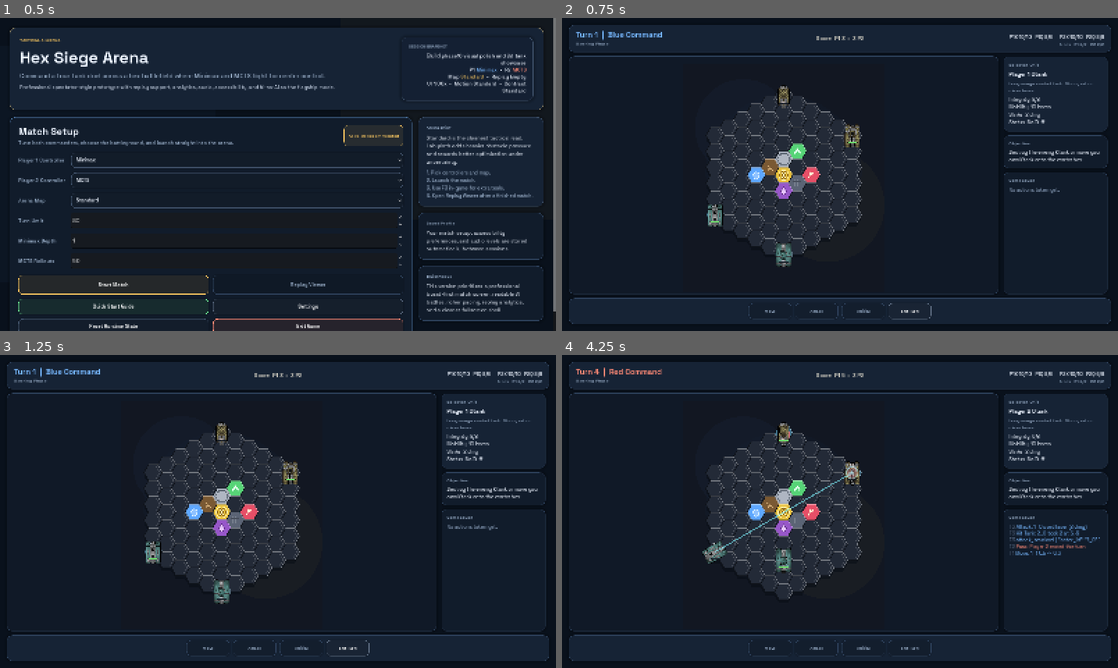
Above: before the commit, frames 1-4 (two rows, left to right).
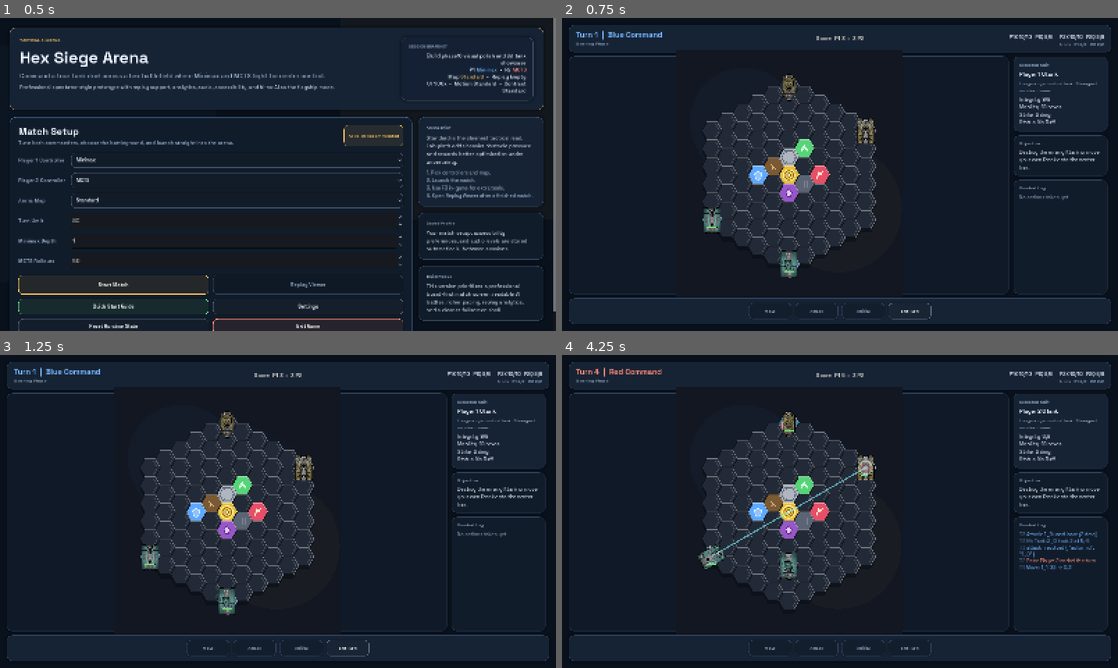
Above: after the commit, the same moments.

Repository: Arvi-Saleque/Hex-Siege-Arena
Game: Godot game, scene res://scenes/boot/boot.tscn
Two runs of this game, one before a commit and one after it. Both use one fixed random seed, a clock stepped at 60 frames per second and the inputs below. Sound files missing from this copy of the repository are replaced by a short silence.
Inputs (mouse positions are in pixels of both pictures, inside the frame that each line leads up to):
- Up to frame 1 (0.5 s): no input
- Up to frame 2 (0.75 s): click "Start Match" at 0.5 s
- Up to frame 3 (1.25 s): no input
- Up to frame 4 (4.25 s): click "End Turn" at 1.25 s; move the mouse to (962, 495) at 2.02 s; tap M at 2.1 s; click (962, 495) at 2.17 s; tap Space at 2.27, 3.02 s; move the mouse to (728, 527) at 2.77 s; hold A 2.78-3.53 s; tap P at 2.85 s; move the mouse to (895, 442) at 3.52 s; tap Z at 3.6 s

Frame 1 is identical in both runs. In frame 2, 6.3% of the frame differs, in the area x 20-99%, y 12-89%; in frame 3, 6.3%; in frame 4, 7.2%.

Commit message:
ui: expand fullscreen board viewport

Diff:
--- a/scripts/board/board_debug_view.gd
+++ b/scripts/board/board_debug_view.gd
@@ -355,7 +355,7 @@
 		max_x = maxf(max_x, center.x)
 		max_y = maxf(max_y, center.y)
 
-	return Vector2((max_x - min_x) + hex_size * 6.0, (max_y - min_y) + hex_size * 7.0)
+	return Vector2((max_x - min_x) + hex_size * 4.4, (max_y - min_y) + hex_size * 5.2)
 
 
 func _active_board() -> BoardState:
--- a/scripts/ui/match_root.gd
+++ b/scripts/ui/match_root.gd
@@ -162,17 +162,17 @@
 	board_frame.size_flags_horizontal = Control.SIZE_EXPAND_FILL
 	board_frame.size_flags_vertical = Control.SIZE_EXPAND_FILL
 	content.add_child(board_frame)
-	var board_margin := _wrap_panel_content(board_frame, 14, 14)
-	var board_center := CenterContainer.new()
-	board_center.size_flags_horizontal = Control.SIZE_EXPAND_FILL
-	board_center.size_flags_vertical = Control.SIZE_EXPAND_FILL
-	board_margin.add_child(board_center)
+	var board_margin := _wrap_panel_content(board_frame, 8, 8)
+	var board_surface := Control.new()
+	board_surface.size_flags_horizontal = Control.SIZE_EXPAND_FILL
+	board_surface.size_flags_vertical = Control.SIZE_EXPAND_FILL
+	board_margin.add_child(board_surface)
 
 	_board_holder = Control.new()
-	_board_holder.custom_minimum_size = Vector2(860, 640)
+	_board_holder.set_anchors_and_offsets_preset(Control.PRESET_FULL_RECT)
 	_board_holder.clip_contents = false
 	_board_holder.resized.connect(_on_board_holder_resized)
-	board_center.add_child(_board_holder)
+	board_surface.add_child(_board_holder)
 
 	_board_view = BoardDebugView.new()
 	_board_view.set_game_state(_game_state)
@@ -182,13 +182,13 @@
 	_board_holder.add_child(_board_view)
 
 	var side_scroll := ScrollContainer.new()
-	side_scroll.custom_minimum_size = Vector2(310, 0)
+	side_scroll.custom_minimum_size = Vector2(280, 0)
 	side_scroll.size_flags_vertical = Control.SIZE_EXPAND_FILL
 	side_scroll.horizontal_scroll_mode = ScrollContainer.SCROLL_MODE_DISABLED
 	content.add_child(side_scroll)
 
 	var side_rail := VBoxContainer.new()
-	side_rail.custom_minimum_size = Vector2(300, 0)
+	side_rail.custom_minimum_size = Vector2(270, 0)
 	side_rail.size_flags_vertical = Control.SIZE_EXPAND_FILL
 	side_rail.add_theme_constant_override("separation", 12)
 	side_scroll.add_child(side_rail)
@@ -1364,7 +1364,7 @@
 	var visual_size: Vector2 = _board_view.get_board_visual_size()
 	var width_scale: float = holder_size.x / maxf(visual_size.x, 1.0)
 	var height_scale: float = holder_size.y / maxf(visual_size.y, 1.0)
-	var scale_factor: float = clampf(minf(width_scale, height_scale), 0.52, 1.18)
+	var scale_factor: float = clampf(minf(width_scale, height_scale), 0.68, 1.45)
 	_board_view.scale = Vector2.ONE * scale_factor
 	_board_view.position = Vector2(holder_size.x * 0.5, holder_size.y * 0.5)
 
Not shown, changed: update.md
